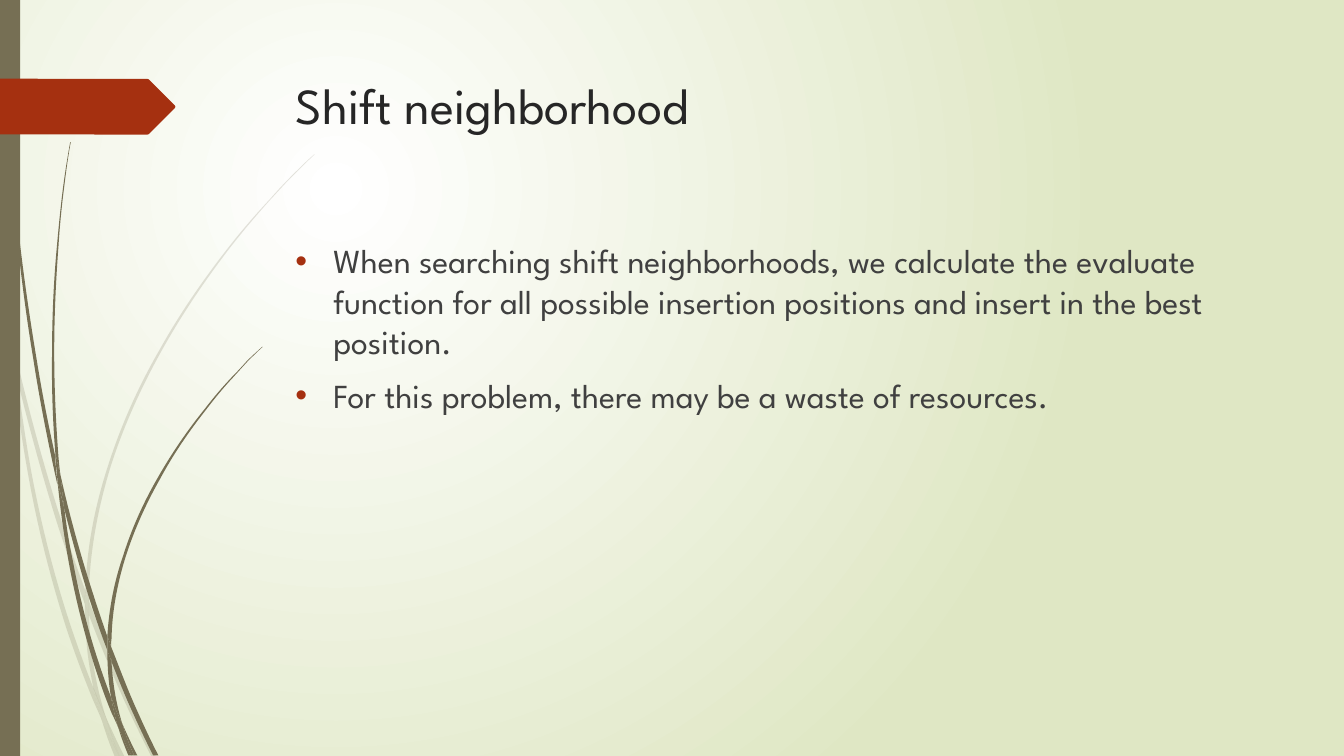
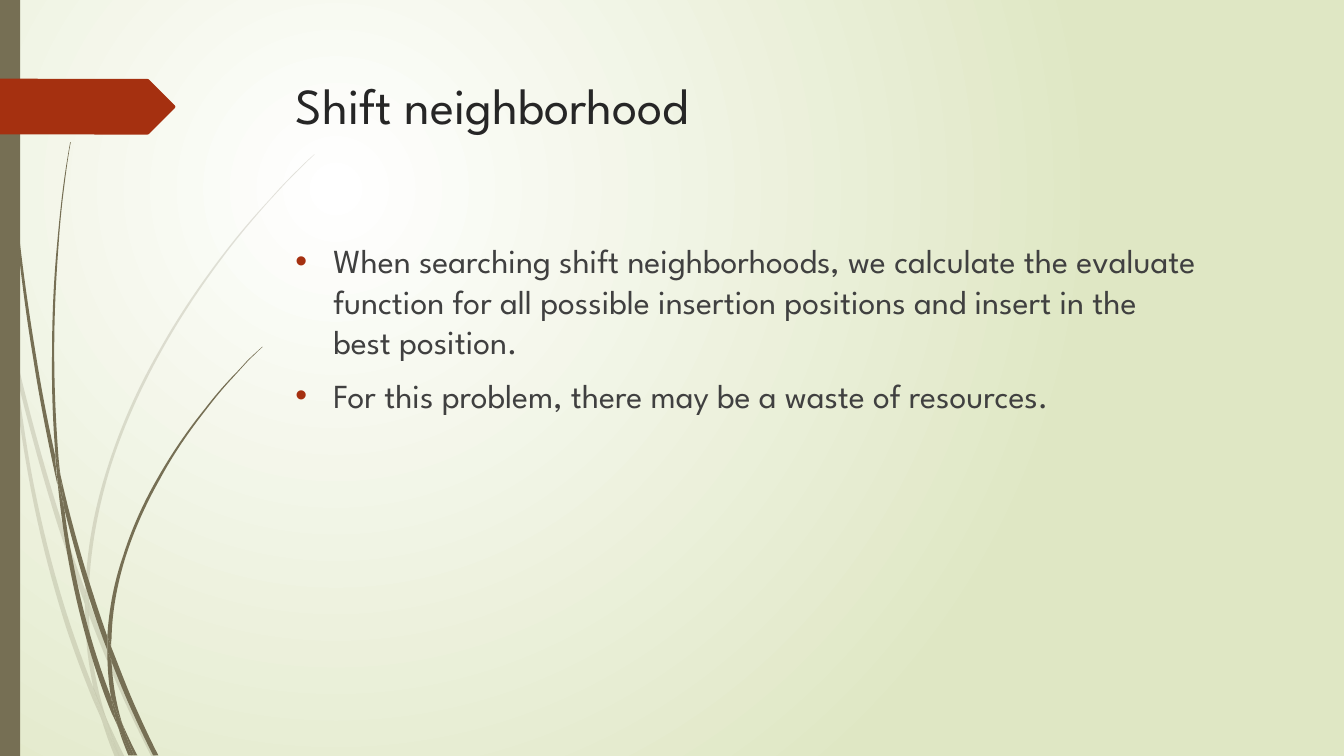
Before and after one commit to r-kurosu/kline_new, a slide deck: slide 36 of 竹田_修論発表.pptx. Drawn at 1344x756 pixels with LibreOffice and Linux fonts; fonts in the diff are those of the drawing. Boxes give left, top, right and bottom in pixels: in the first picture for what was removed or moved away, otherwise in the second. Text is boxed around its words. In the diff, an @@ line names an element or a change of style, - is before the commit and + after.

```diff
--- a/竹田_修論発表.pptx
+++ b/竹田_修論発表.pptx
@@ text "When searching shift neighborhoods, we ..." rewrapped from <box>333,249,1203,415</box> to <box>333,249,1195,415</box> @@
```
Also in this commit, not shown: 6 other slides changed, 5 slides removed.
